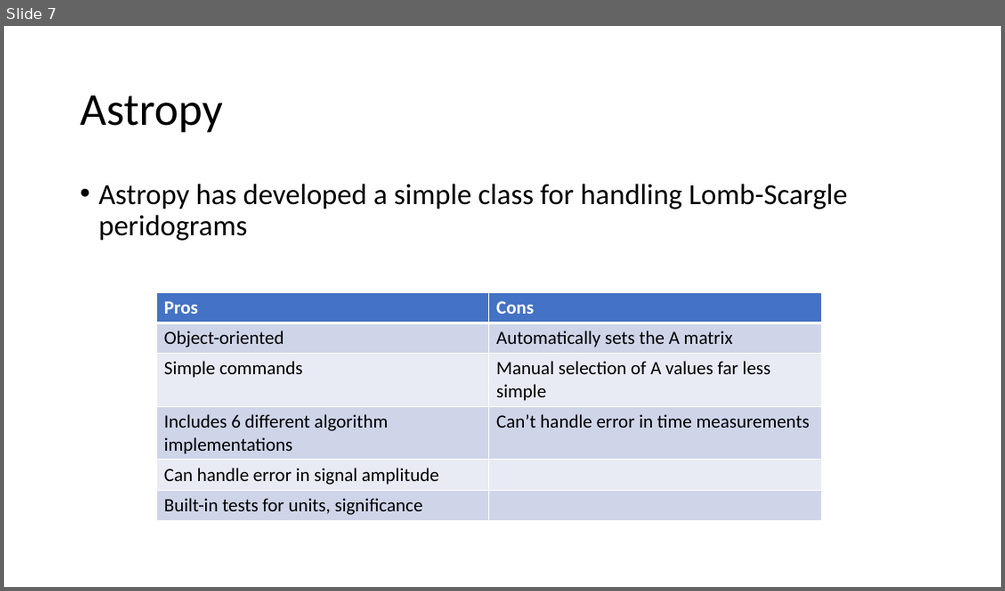
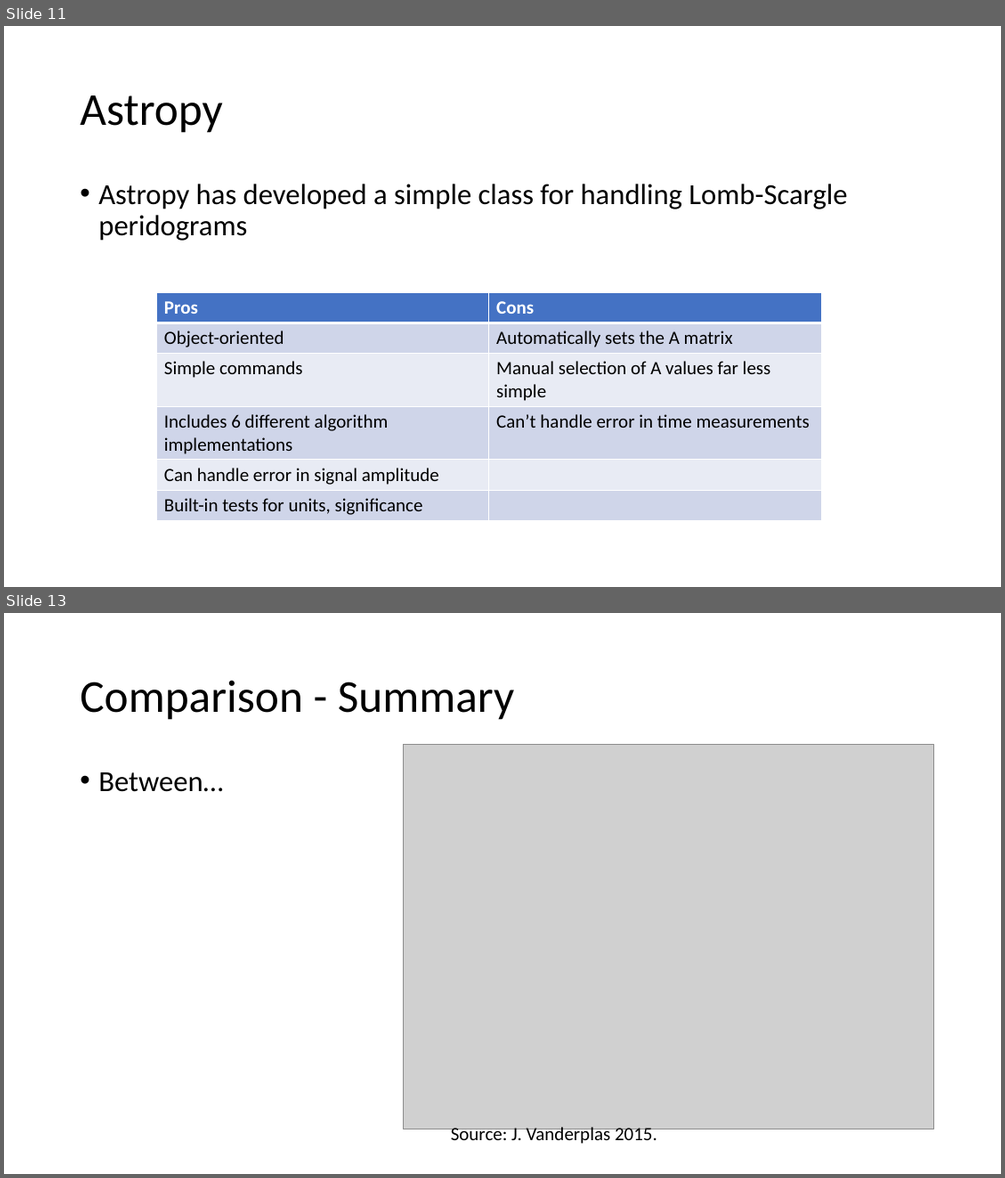
Before and after one commit to Tsintsuntsini/PHYS_581, a slide deck: Presentation2/The Lomb-Scargle Algorithm.pptx. Shown one above the other, each under a label of ours: slide 7 before the commit, slides 11 and 13 after it; the slides between them are not shown. The pictures are 1005x591 and 1005x1178 pixels, drawn with LibreOffice and Linux fonts; fonts in the diff are those of the drawing; grey boxes stand for pictures. Boxes give left, top, right and bottom in pixels: in the first picture for what was removed or moved away, otherwise in the second. Text is boxed around its words. In the diff, an @@ line names an element or a change of style, - is before the commit and + after.

```diff
--- a/Presentation2/The Lomb-Scargle Algorithm.pptx
+++ b/Presentation2/The Lomb-Scargle Algorithm.pptx
@@ slide 13 added at (4, 613, 1001, 1174), background #FFFFFF @@
@@ title added at (80, 680, 514, 720), 44 pt, text #000000 @@
+Comparison - Summary
@@ picture added at (404, 745, 933, 1129) @@
@@ text added at (98, 772, 223, 792), 28 pt, text #000000 @@
+• Between…
@@ text added at (451, 1125, 657, 1143), 18 pt, text #000000 @@
+Source: J. Vanderplas 2015.
@@ what was slide 7 is now slide 11 @@
```
Also in this commit, not shown: 2 slides changed, 5 other slides added, 3 other files.
